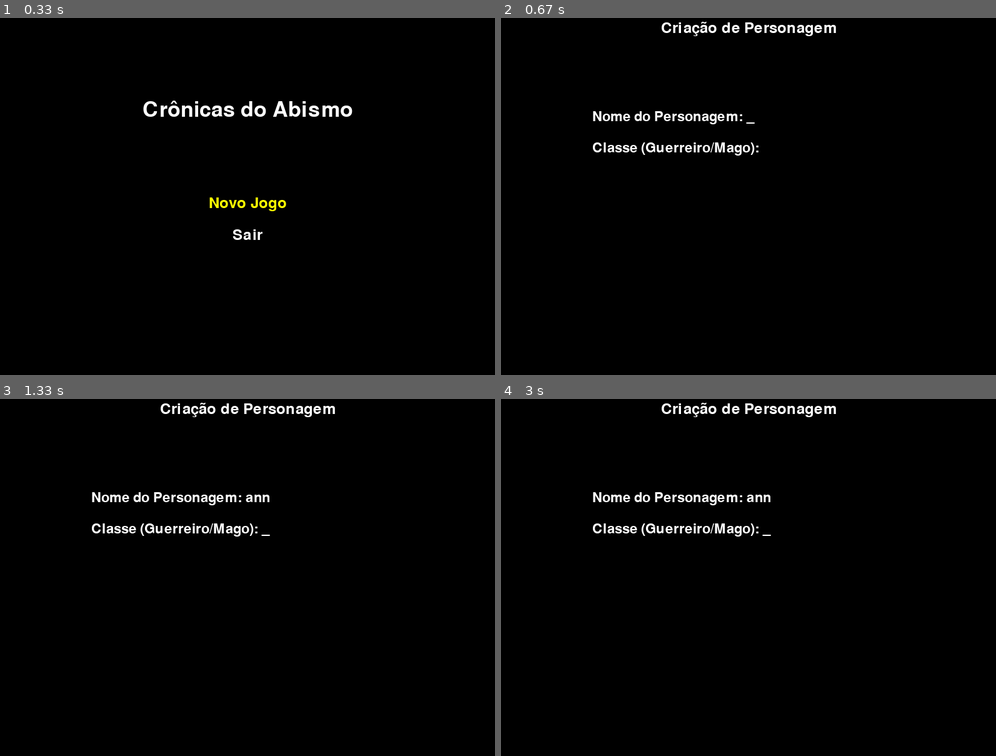
Above: before the commit, frames 1-4 (two rows, left to right).
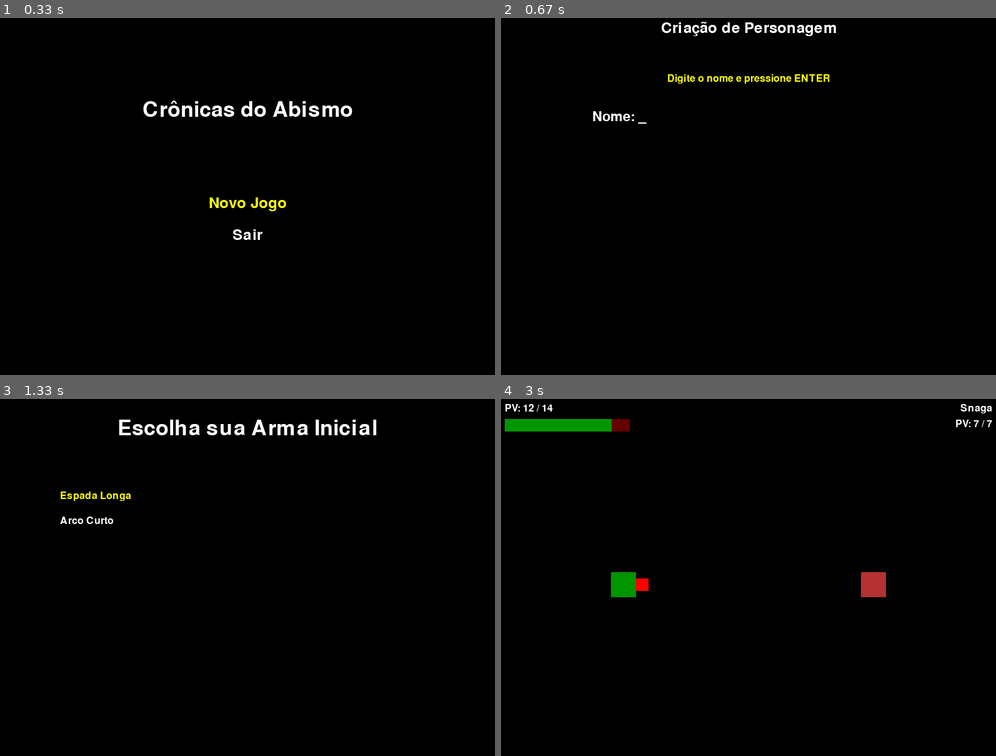
Above: after the commit, the same moments.

Repository: NicollasBS/Cronicas-do-Abismo
Game: pygame game, started from main_pygame.py
Same seed, same stepped clock (60 frames per second), same inputs: the game is played once before the commit and once after it.
Inputs:
- Up to frame 1 (0.33 s): no input
- Up to frame 2 (0.67 s): tap Enter at 0.33 s
- Up to frame 3 (1.33 s): type "ann" at 0.67 s; tap Enter at 1, 1.22 s
- Up to frame 4 (3 s): hold Enter 1.55-2.02 s; hold Up 1.55-2.02 s; hold Up 2.1-2.57 s; hold Down 2.65-2.95 s; tap Enter at 2.98 s

Frame 1 is identical in both runs. In frame 2, 1.1% of the frame differs, in the area x 18-67%, y 15-39%; in frame 3, 2.7%; in frame 4, 3.4%, in the area x 0-100%, y 1-56%.

Commit message:
combate maneiro

Diff:
--- a/db_manager.py
+++ b/db_manager.py
@@ -20,6 +20,8 @@
     finally:
         if conn: conn.close()
 
+# Em db_manager.py, substitua a função antiga por esta versão final
+
 def get_all_armors() -> list[Armadura]:
     conn = None
     try:
@@ -29,14 +31,29 @@
         sql = "SELECT * FROM Item i JOIN Armadura a ON i.id = a.item_id WHERE i.tipo_item = 'Armadura'"
         cur.execute(sql)
         rows = cur.fetchall()
-        return [Armadura(
-            id_entidade=r["id"], nome=r["nome"], descricao=r["descricao"], peso=r["peso"],
-            valor_moedas=r["valor_moedas"], tipo_armadura=r["tipo_armadura"],
-            bonus_ca_base=r["bonus_ca_base"], requer_destreza_bonus=r["requer_destreza_bonus"],
-            max_bonus_destreza=r["max_bonus_destreza"], penalidade_furtividade=r["penalidade_furtividade"],
-            requisito_forca=r["requisito_forca"], bonus_pv=r.get("bonus_pv", 0)
-        ) for r in rows]
-    except: return []
+
+        armaduras = []
+        for r in rows:
+            armadura_obj = Armadura(
+                id_entidade=r["id"], nome=r["nome"], descricao=r["descricao"], peso=r["peso"],
+                valor_moedas=r["valor_moedas"], tipo_armadura=r["tipo_armadura"],
+                bonus_ca_base=r["bonus_ca_base"], requer_destreza_bonus=r["requer_destreza_bonus"],
+                max_bonus_destreza=r["max_bonus_destreza"], penalidade_furtividade=r["penalidade_furtividade"],
+                requisito_forca=r["requisito_forca"],
+                # --- LINHA CORRIGIDA ---
+                bonus_pv=r["bonus_pv"] # Acessando diretamente, sem o .get()
+            )
+            armaduras.append(armadura_obj)
+        return armaduras
+
+    except Exception as e:
+        # Mantemos o bloco de exceção para capturar outros possíveis erros futuros
+        print("\n" + "="*50)
+        print(f"!!! ERRO CRÍTICO ao carregar armaduras do banco de dados: {e}")
+        import traceback
+        traceback.print_exc()
+        print("="*50 + "\n")
+        return []
     finally:
         if conn: conn.close()
 
--- a/main_pygame.py
+++ b/main_pygame.py
@@ -15,6 +15,10 @@
 PROJECTILE_SPEED = 7
 MELEE_RANGE = 50
 WHITE, BLACK, RED, GREEN, GRAY, YELLOW, BLUE = (255, 255, 255), (0, 0, 0), (255, 0, 0), (0, 150, 0), (100, 100, 100), (255, 255, 0), (0, 100, 255)
+
+ENEMY_SPEED = 1
+ENEMY_ATTACK_INTERVAL = 3000 # 3000 milissegundos = 3 segundos
+XP_PER_KILL = 50 # Pontos de experiência por derrotar um inimigo
 
 # NOVO: Constantes para a regeneração de mana
 MANA_REGEN_INTERVAL = 10000 # 10000 milissegundos = 10 segundos
@@ -108,58 +112,127 @@
         pygame.display.flip(); clock.tick(FPS)
 
 def character_creation_screen(screen, clock, fonts):
-    fields = ["Nome do Personagem", "Classe (Guerreiro/Mago)"]; user_inputs = ["", ""]; current_field = 0
+    """
+    Tela de criação de personagem com entrada de nome e SELEÇÃO DE CLASSE POR MENU.
+    """
+    nome_personagem = ""
+    classe_selecionada = ""
+    fase_criacao = "nome"  # Começa na fase de digitar o nome
+
+    classes_disponiveis = ["Guerreiro", "Mago"]
+    classe_idx_selecionada = 0
+
     while True:
-        screen.fill(BLACK); draw_text(screen, 'Criação de Personagem', fonts["main"], WHITE, SCREEN_WIDTH/2, 20, center=True)
-        for i, field in enumerate(fields):
-            prompt = f"{field}: {user_inputs[i]}" + ("_" if i == current_field else "")
-            draw_text(screen, prompt, fonts["input"], WHITE, 150, 150 + i * 50)
+        screen.fill(BLACK)
+        draw_text(screen, 'Criação de Personagem', fonts["main"], WHITE, SCREEN_WIDTH/2, 20, center=True)
+
+        if fase_criacao == "nome":
+            draw_text(screen, "Digite o nome e pressione ENTER", fonts["list"], YELLOW, SCREEN_WIDTH/2, 100, center=True)
+            prompt_nome = f"Nome: {nome_personagem}_"
+            draw_text(screen, prompt_nome, fonts["input"], WHITE, 150, 150)
+
+        elif fase_criacao == "classe":
+            draw_text(screen, f"Nome: {nome_personagem}", fonts["input"], WHITE, 150, 150)
+            draw_text(screen, "Escolha sua classe e pressione ENTER", fonts["list"], YELLOW, SCREEN_WIDTH/2, 200, center=True)
+            for i, classe in enumerate(classes_disponiveis):
+                cor = YELLOW if i == classe_idx_selecionada else WHITE
+                draw_text(screen, classe, fonts["main"], cor, SCREEN_WIDTH/2, 250 + i * 50, center=True)
+
         for event in pygame.event.get():
-            if event.type == pygame.QUIT or (event.type == pygame.KEYDOWN and event.key == pygame.K_ESCAPE): pygame.quit(); sys.exit()
+            if event.type == pygame.QUIT or (event.type == pygame.KEYDOWN and event.key == pygame.K_ESCAPE):
+                pygame.quit()
+                sys.exit()
+
             if event.type == pygame.KEYDOWN:
-                if event.key == pygame.K_RETURN:
-                    if user_inputs[current_field].strip() != "":
-                        current_field += 1
-                        if current_field >= len(fields):
-                            nome_personagem, classe_personagem_input = user_inputs[0], user_inputs[1]
-                            template = get_class_template(classe_personagem_input)
-                            if not template:
-                                print(f"Classe '{classe_personagem_input}' não encontrada."); current_field -= 1; user_inputs[current_field] = ""; continue
-                            novo_jogador = Jogador(
-                                id_entidade=template["id"], nome=nome_personagem, raca=template["raca"],
-                                classe_personagem=template["classe_personagem"], nivel=template["nivel"],
-                                pontos_vida_maximos=template["pontos_vida_maximos"],
-                                pontos_mana_maximos=template["pontos_mana_maximos"],
-                                atributos=json.loads(template["atributos"]), proficiencias=json.loads(template["proficiencias"]),
-                                experiencia=template.get("experiencia", 0), alinhamento=template.get("alinhamento", "Neutro"),
-                                nome_jogador=template.get("nome_jogador", "Jogador")
-                            )
-                            return novo_jogador
-                elif event.key == pygame.K_BACKSPACE: user_inputs[current_field] = user_inputs[current_field][:-1]
-                else: user_inputs[current_field] += event.unicode
-        pygame.display.flip(); clock.tick(FPS)
+                if fase_criacao == "nome":
+                    if event.key == pygame.K_RETURN:
+                        if nome_personagem.strip():
+                            fase_criacao = "classe" # Avança para a seleção de classe
+                    elif event.key == pygame.K_BACKSPACE:
+                        nome_personagem = nome_personagem[:-1]
+                    else:
+                        nome_personagem += event.unicode
+
+                elif fase_criacao == "classe":
+                    if event.key == pygame.K_UP:
+                        classe_idx_selecionada = (classe_idx_selecionada - 1) % len(classes_disponiveis)
+                    elif event.key == pygame.K_DOWN:
+                        classe_idx_selecionada = (classe_idx_selecionada + 1) % len(classes_disponiveis)
+                    elif event.key == pygame.K_RETURN:
+                        classe_selecionada = classes_disponiveis[classe_idx_selecionada]
+
+                        # Lógica para criar o jogador com a classe selecionada
+                        template = get_class_template(classe_selecionada)
+                        if not template:
+                            # Essa mensagem não deve aparecer com o menu, mas é uma boa prática manter
+                            print(f"ERRO: Template para a classe '{classe_selecionada}' não encontrado no DB.")
+                            continue
+
+                        novo_jogador = Jogador(
+                            id_entidade=template["id"], nome=nome_personagem, raca=template["raca"],
+                            classe_personagem=template["classe_personagem"], nivel=template["nivel"],
+                            pontos_vida_maximos=template["pontos_vida_maximos"],
+                            pontos_mana_maximos=template["pontos_mana_maximos"],
+                            atributos=json.loads(template["atributos"]), proficiencias=json.loads(template["proficiencias"]),
+                            experiencia=template.get("experiencia", 0), alinhamento=template.get("alinhamento", "Neutro"),
+                            nome_jogador=template.get("nome_jogador", "Jogador")
+                        )
+                        return novo_jogador # Retorna o personagem criado e finaliza a função
+
+        pygame.display.flip()
+        clock.tick(FPS)
+
+# Em main_pygame.py, substitua a função antiga por esta versão atualizada
 
 def selection_screen(screen, clock, fonts, player_data, title, items, item_type):
-    if not items: return player_data
+    if not items:
+        # Adiciona uma mensagem para o jogador saber por que a tela foi pulada
+        print(f"AVISO: Nenhum item do tipo '{item_type}' encontrado no banco de dados. Pulando tela de seleção.")
+        return player_data
+
     selected_index = 0
     while True:
-        screen.fill(BLACK); draw_text(screen, title, fonts["menu"], WHITE, SCREEN_WIDTH / 2, 50, center=True)
+        screen.fill(BLACK)
+        draw_text(screen, title, fonts["menu"], WHITE, SCREEN_WIDTH / 2, 50, center=True)
+
         for i, item in enumerate(items):
             color = YELLOW if i == selected_index else WHITE
-            info_text = f"{item.nome} (CA: {item.bonus_ca_base}, PV: +{item.bonus_pv})" if item_type == "armor" else item.nome
+
+            # --- LÓGICA DE EXIBIÇÃO MELHORADA ---
+            info_text = ""
+            if item_type == "armor":
+                info_text = f"{item.nome} (CA: {item.bonus_ca_base}, PV: +{item.bonus_pv})"
+            elif item_type == "spell":
+                # Mostra o nome, custo de mana e nível da magia
+                info_text = f"{item.nome} (Custo: {item.custo_mana} PM, Nível: {item.nivel_magia})"
+            else:
+                # Para armas e outros itens, mostra apenas o nome
+                info_text = item.nome
+            # ------------------------------------
+
             draw_text(screen, info_text, fonts["list"], color, 100, 150 + i * 40)
+
         for event in pygame.event.get():
-            if event.type == pygame.QUIT: pygame.quit(); sys.exit()
+            if event.type == pygame.QUIT:
+                pygame.quit()
+                sys.exit()
             if event.type == pygame.KEYDOWN:
-                if event.key == pygame.K_ESCAPE: return player_data
-                if event.key == pygame.K_UP: selected_index = (selected_index - 1) % len(items)
-                elif event.key == pygame.K_DOWN: selected_index = (selected_index + 1) % len(items)
+                if event.key == pygame.K_ESCAPE:
+                    return player_data # Permite sair da tela de seleção sem escolher
+                if event.key == pygame.K_UP:
+                    selected_index = (selected_index - 1) % len(items)
+                elif event.key == pygame.K_DOWN:
+                    selected_index = (selected_index + 1) % len(items)
                 elif event.key == pygame.K_RETURN:
                     chosen_item = items[selected_index]
-                    if item_type in ["weapon", "armor"]: player_data.usar_item(chosen_item)
-                    elif item_type == "spell": player_data.aprender_magia(chosen_item)
+                    if item_type in ["weapon", "armor"]:
+                        player_data.usar_item(chosen_item)
+                    elif item_type == "spell":
+                        player_data.aprender_magia(chosen_item)
                     return player_data
-        pygame.display.flip(); clock.tick(FPS)
+
+        pygame.display.flip()
+        clock.tick(FPS)
 
 # --- LOOP PRINCIPAL DO JOGO (COM A LÓGICA DE REGENERAÇÃO) ---
 def game_loop(screen, clock, fonts, jogador_data: Jogador):
@@ -265,6 +338,12 @@
             player_data = character_creation_screen(screen, clock, fonts)
             if player_data:
                 player_data = selection_screen(screen, clock, fonts, player_data, "Escolha sua Arma Inicial", get_all_weapons(), "weapon")
+
+                print(f"--- DEBUG INFO ---")
+                print(f"Classe do personagem para verificação: '{player_data.classe_personagem}'")
+                print(f"A condição (classe == 'guerreiro') é: {player_data.classe_personagem.lower() == 'guerreiro'}")
+                print(f"--------------------")
+
                 if player_data.classe_personagem.lower() == 'guerreiro':
                     player_data = selection_screen(screen, clock, fonts, player_data, "Escolha sua Armadura", get_all_armors(), "armor")
                 elif player_data.classe_personagem.lower() == 'mago':
